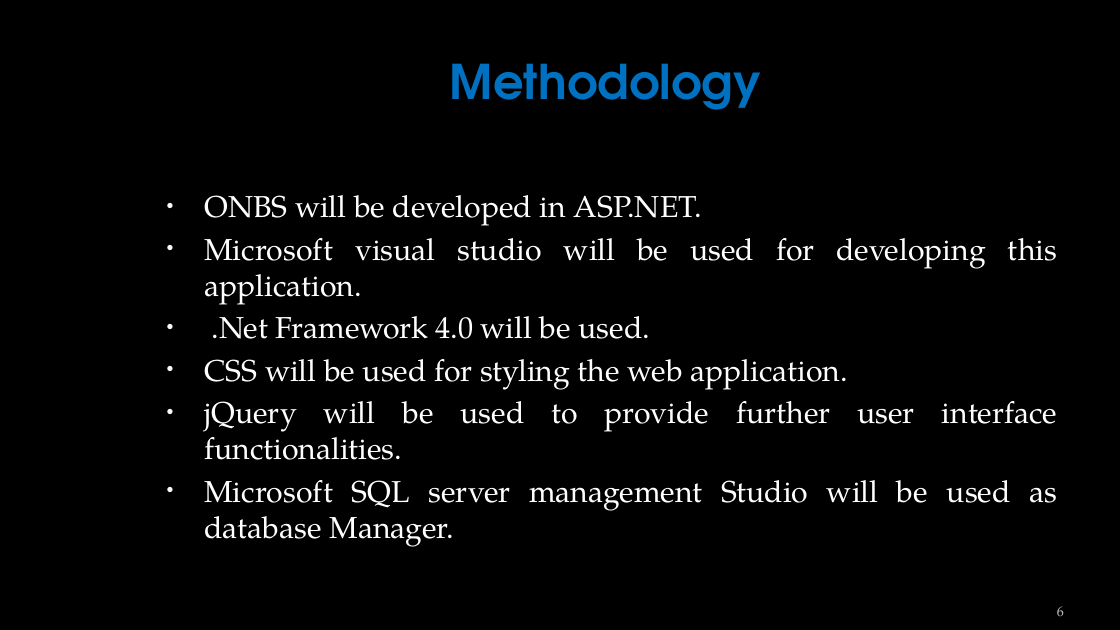
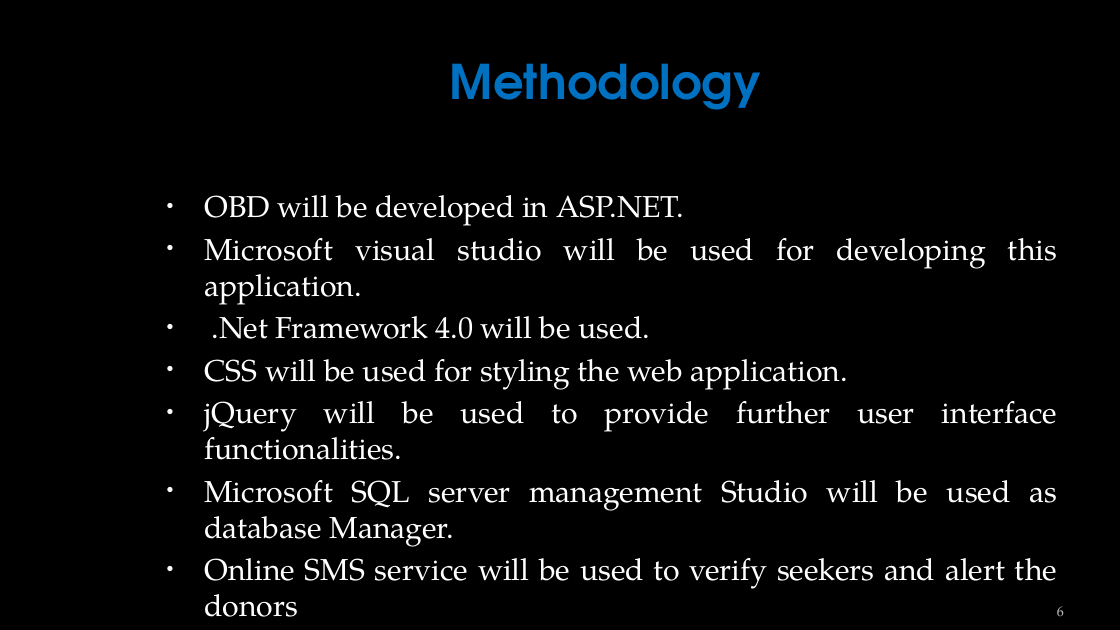
Before and after one commit to sumitbajracharya/blooddonation, a slide deck: slide 6 of Reference/ONBSPresentation.pptx. Drawn at 1120x630 pixels with LibreOffice and Linux fonts; fonts in the diff are those of the drawing; background and template pictures are left out. Boxes give left, top, right and bottom in pixels: in the first picture for what was removed or moved away, otherwise in the second. Text is boxed around its words. In the diff, an @@ line names an element or a change of style, - is before the commit and + after.

```diff
--- a/Reference/ONBSPresentation.pptx
+++ b/Reference/ONBSPresentation.pptx
@@ text at (x1=204, y1=195, x2=684, y2=226): text changed @@
-• ONBS will be developed in ASP.NET.
+• OBD will be developed in ASP.NET.
@@ text at (x1=204, y1=558, x2=1057, y2=617): paragraph added @@
+• Online SMS service will be used to verify seekers and alert the donors
```
Also in this commit, not shown: 5 other slides changed, 2 slides added, 4 slides removed, 1 other file.
